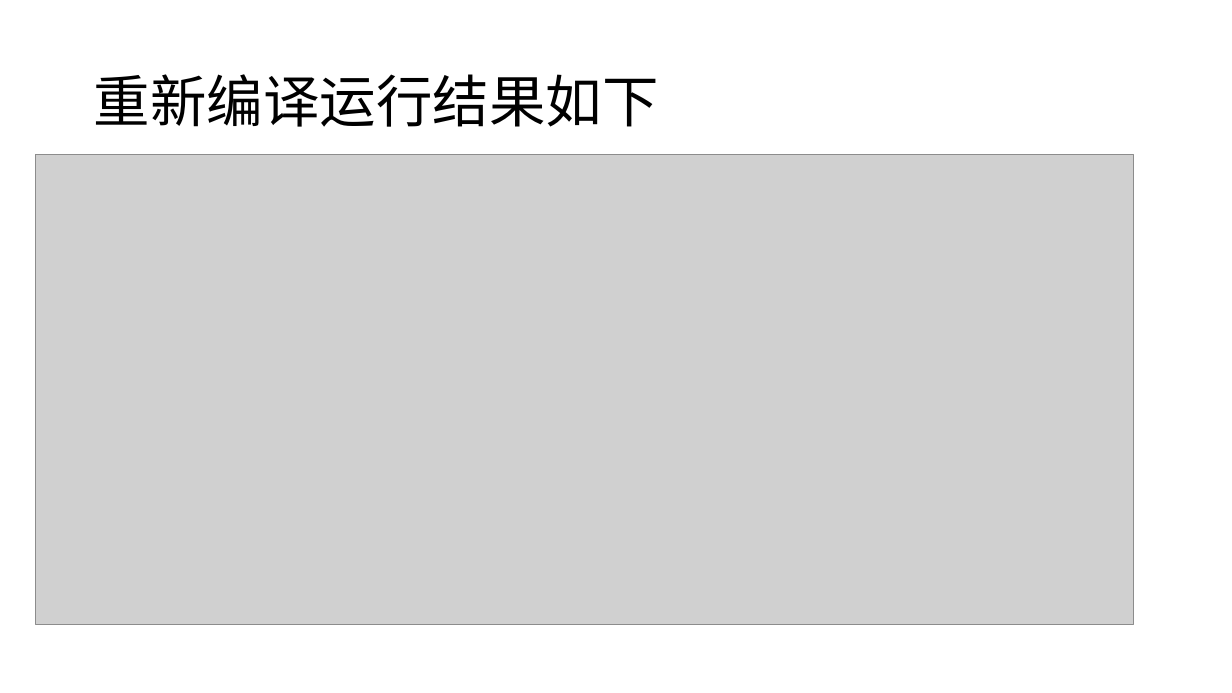
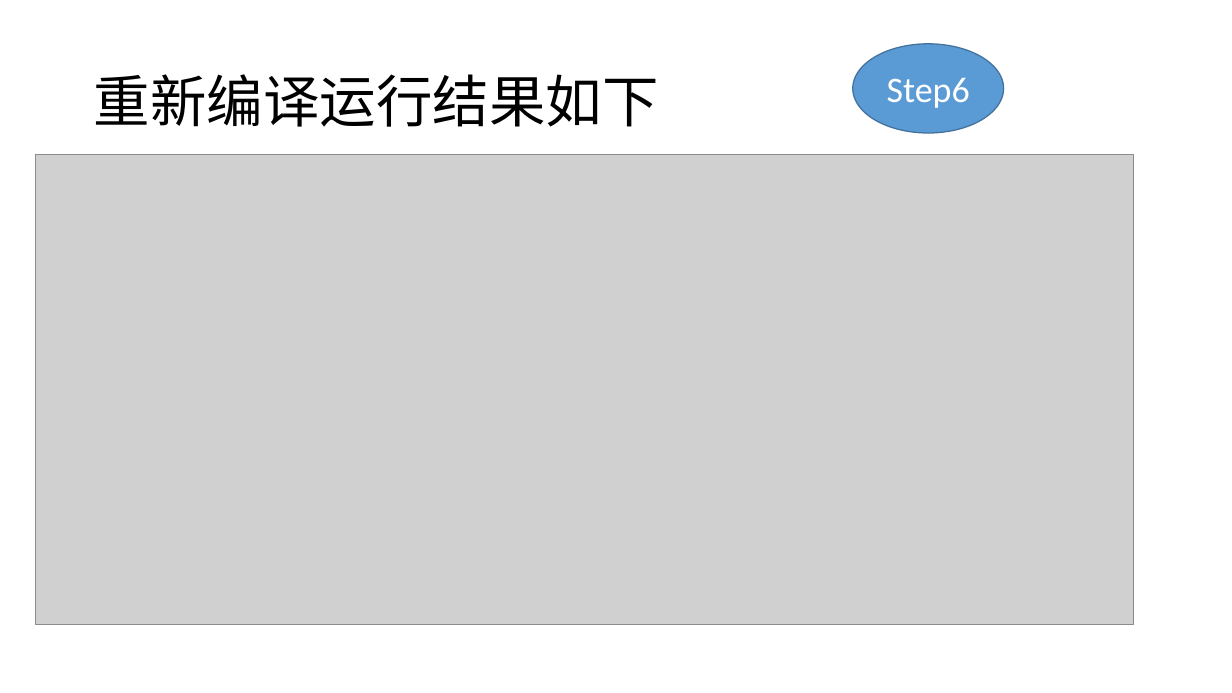
Before and after one commit to lizihao945/linux2, a slide deck: slide 24 of linux2上课ppt第8周.pptx. Drawn at 1232x693 pixels with LibreOffice and Linux fonts; fonts in the diff are those of the drawing; grey boxes stand for pictures. Boxes give left, top, right and bottom in pixels: in the first picture for what was removed or moved away, otherwise in the second. Text is boxed around its words. In the diff, an @@ line names an element or a change of style, - is before the commit and + after.

```diff
--- a/linux2上课ppt第8周.pptx
+++ b/linux2上课ppt第8周.pptx
@@ ellipse added at (853, 43, 1004, 133), fill #5B9BD5, outline #43739E 1 pt, 28 pt, text #FFFFFF @@
+Step6
```
Also in this commit, not shown: 5 other slides changed, 3 slides added, 3 slides removed.
